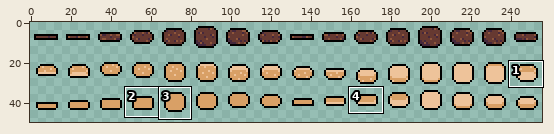
A sprite sheet gets an edit: assets/ingredients.png. The first picture is a wide view before the edit; the outline marks the close-up.
Close-up. As it was:
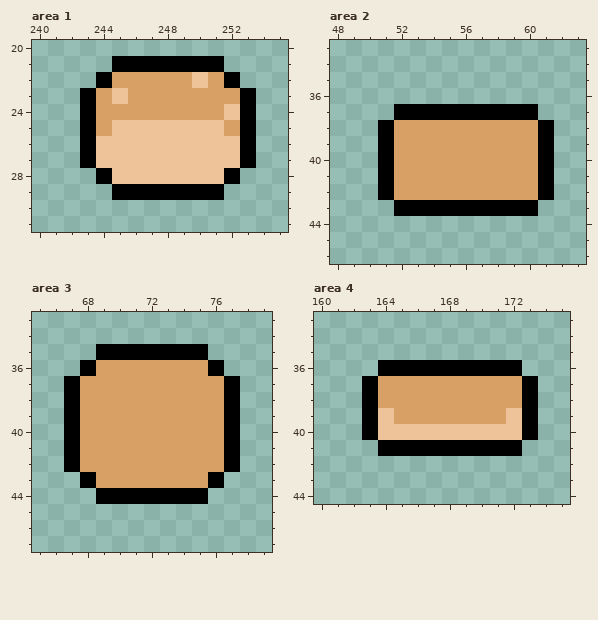
The file is 256x64 pixels. Shown: area 1: x 240..255, y 20..31; area 2: x 48..63, y 33..46; area 3: x 65..79, y 33..47; area 4: x 160..175, y 33..44. The wide view leaves out empty margins. The commit also changed other parts of the picture, which this record leaves out.
Now the later version:
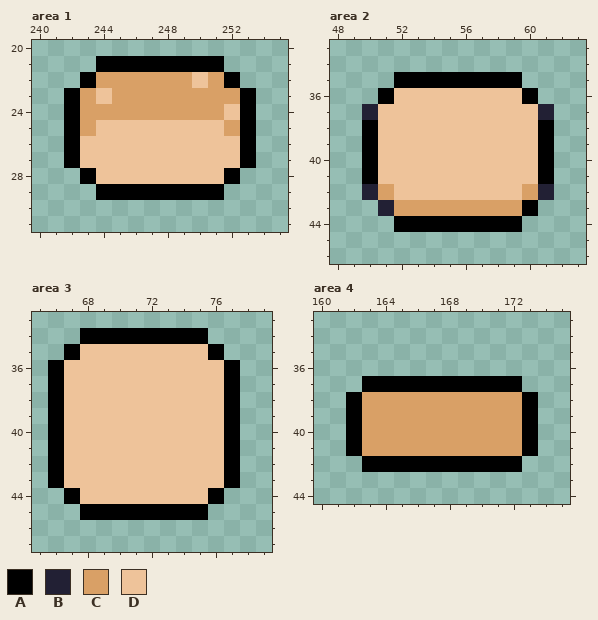
Palette (. is transparent): A #000000  B #222034  C #d9a066  D #eec39a
Difference:
Area 1:
y 21: x 244 . -> A
y 22: x 243..244 .A -> AC
y 23: x 242..245 .ACD -> ACDC
y 24: x 242..243 .A -> AC
y 25: x 242..244 .AC -> ACD
y 26..27: x 242..243 .A -> AD
y 28: x 243..244 .A -> AD
y 29: x 244 . -> A
Area 2:
y 35: x 52..59 ........ -> AAAAAAAA
y 36: x 51..60 .......... -> ADDDDDDDDA
y 37: x 50..61 ..AAAAAAAAA. -> BDDDDDDDDDDB
y 38..41: x 50..60 .ACCCCCCCCC -> ADDDDDDDDDD
y 42: x 50..59 .ACCCCCCCC -> BCDDDDDDDD; x 61 A -> B
y 43: x 51..59 .AAAAAAAA -> BCCCCCCCC
y 44: x 52..59 ........ -> AAAAAAAA
Area 3:
y 34: x 68..75 ........ -> AAAAAAAA
y 35: x 67..76 ..AAAAAAA. -> ADDDDDDDDA
y 36: x 66..77 ..ACCCCCCCA. -> ADDDDDDDDDDA
y 37..42: x 66..76 .ACCCCCCCCC -> ADDDDDDDDDD
y 43: x 66..77 ..ACCCCCCCA. -> ADDDDDDDDDDA
y 44: x 67..76 ..AAAAAAA. -> ADDDDDDDDA
y 45: x 68..75 ........ -> AAAAAAAA
Area 4:
y 36: x 164..172 AAAAAAAAA -> .........
y 37: x 164..173 CCCCCCCCCA -> AAAAAAAAA.
y 38: x 162..163 .A -> AC
y 39: x 162..164 .AD -> ACC; x 172 D -> C
y 40: x 162..172 .ADDDDDDDDD -> ACCCCCCCCCC
y 41: x 162..173 ..AAAAAAAAA. -> ACCCCCCCCCCA
y 42: x 163..172 .......... -> AAAAAAAAAA
Pixel boxes of the changes (left, top, right, bottom) in both close-ups:
changed: (64, 56, 128, 200)
changed: (362, 72, 554, 232)
changed: (48, 328, 240, 520)
changed: (346, 360, 538, 472)
